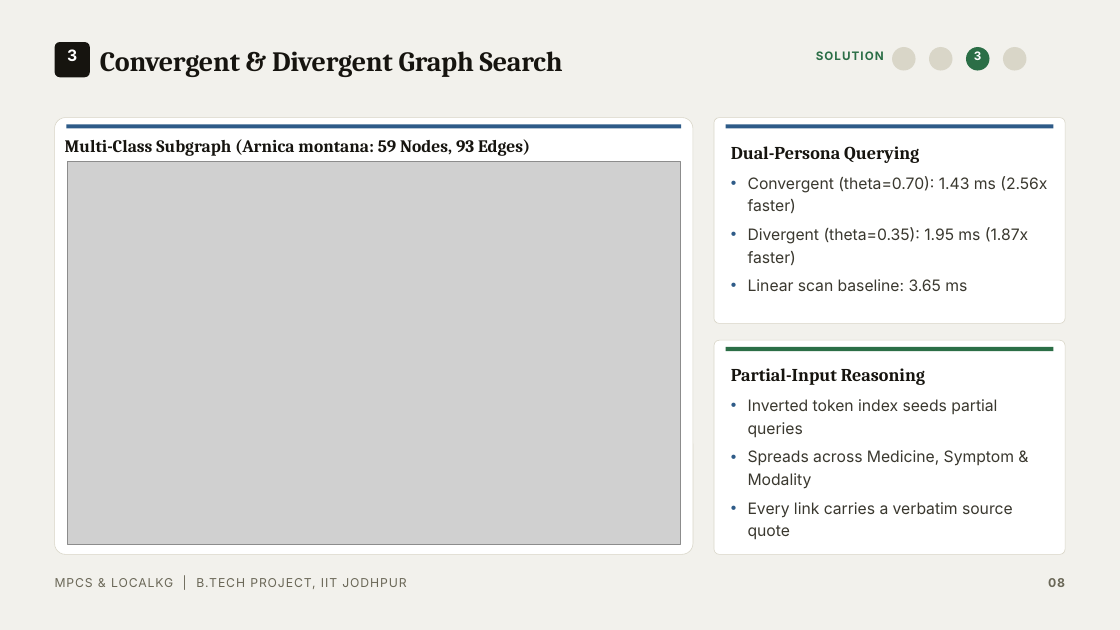
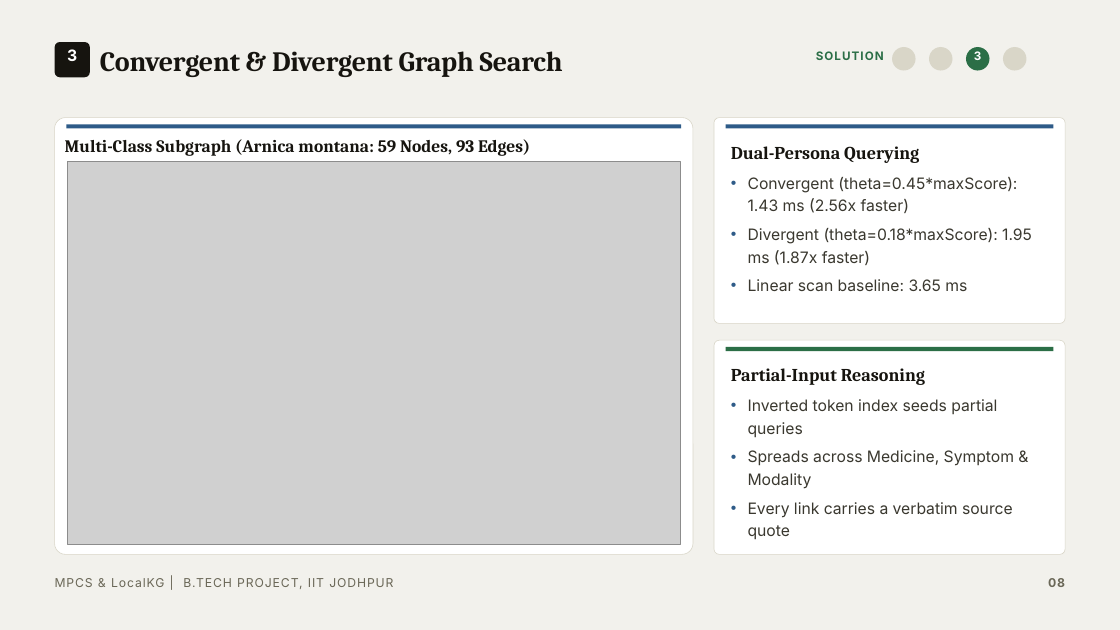
Before and after one commit to AurindumBanerjee/MPCS, a slide deck: slide 8 of report/PPT/BTP_PPT_Clean.pptx. Drawn at 1120x630 pixels with LibreOffice and Linux fonts; fonts in the diff are those of the drawing; grey boxes stand for pictures. Boxes give left, top, right and bottom in pixels: in the first picture for what was removed or moved away, otherwise in the second. Text is boxed around its words. In the diff, an @@ line names an element or a change of style, - is before the commit and + after.

Commit message:
Refactored threshold values in baseline functions and updated path resolution for project structure

```diff
--- a/report/PPT/BTP_PPT_Clean.pptx
+++ b/report/PPT/BTP_PPT_Clean.pptx
@@ text at (x1=748, y1=177, x2=1032, y2=265): text changed @@
-• Convergent (theta=0.70): 1.43 ms (2.56x faster)
-• Divergent (theta=0.35): 1.95 ms (1.87x faster)
+• Convergent (theta=0.45*maxScore): 1.43 ms (2.56x faster)
+• Divergent (theta=0.18*maxScore): 1.95 ms (1.87x faster)
@@ text at (x1=55, y1=578, x2=393, y2=589): text changed @@
-MPCS & LOCALKG | B.TECH PROJECT, IIT JODHPUR
+MPCS & LocalKG | B.TECH PROJECT, IIT JODHPUR
```
Also in this commit, not shown: 16 other slides changed, 3 other files.
